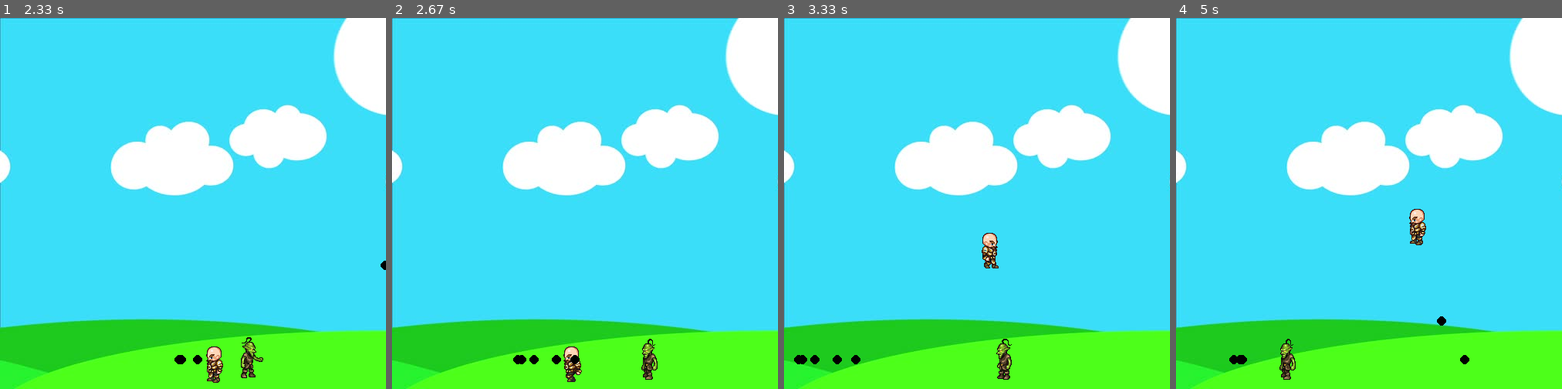
Above: before the commit, frames 1-4 (left to right).
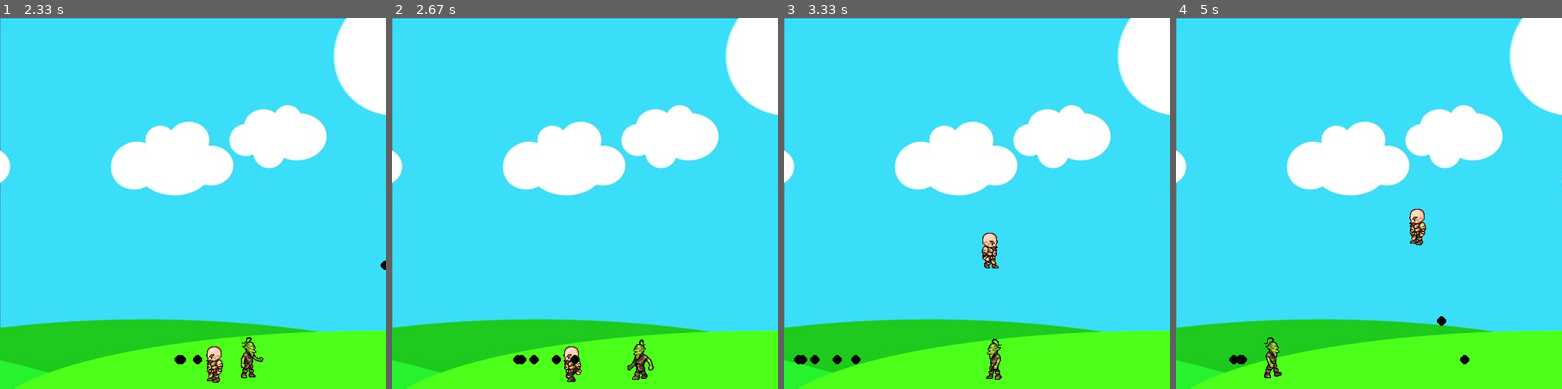
Above: after the commit, the same moments.

Repository: techwithtim/Pygame-Tutorials
Game: pygame game, started from Game/Tutorial #6.py
The game is run twice, just before and just after one commit, with the same random seed, the same clock (stepped at 60 frames per second) and the same inputs.
Inputs:
- Up to frame 1 (2.33 s): hold Right 0.33-0.8 s; hold Up 0.83-1.13 s; tap Space at 0.9, 1.23, 1.53, 1.73, 2.03, 2.3 s; hold Right 1.17-1.63 s; hold Left 1.67-2.2 s; hold Left from 2.23 s (still down)
- Up to frame 2 (2.67 s): tap Space at 2.6 s; release Left at 2.63 s
- Up to frame 3 (3.33 s): hold Up 2.67-3.03 s; tap Space at 2.73, 3.13 s; hold Right from 3.07 s (still down)
- Up to frame 4 (5 s): tap Space at 3.43, 3.8, 4.1, 4.3, 4.6, 4.8 s; release Right at 3.7 s; hold Left 3.73-4.2 s; hold Right 4.23-4.7 s; hold Up from 4.73 s (still down)

Frame 1 is identical in both runs. In frame 2, 0.5% of the frame differs, in the area x 61-69%, y 86-98%; in frame 3, 0.5%; in frame 4, 0.6%, in the area x 22-31%, y 86-98%.

Commit message:
Update Tutorial #6.py
The velocity needs to be added and subtracted from x co ordinate on the path of the enemy

Diff:
--- a/Game/Tutorial #6.py
+++ b/Game/Tutorial #6.py
@@ -86,14 +86,14 @@
 
     def move(self):
         if self.vel > 0:
-            if self.x < self.path[1] + self.vel:
+            if self.x + self.vel < self.path[1]:
                 self.x += self.vel
             else:
                 self.vel = self.vel * -1
                 self.x += self.vel
                 self.walkCount = 0
         else:
-            if self.x > self.path[0] - self.vel:
+            if self.x - self.vel > self.path[0]:
                 self.x += self.vel
             else:
                 self.vel = self.vel * -1
